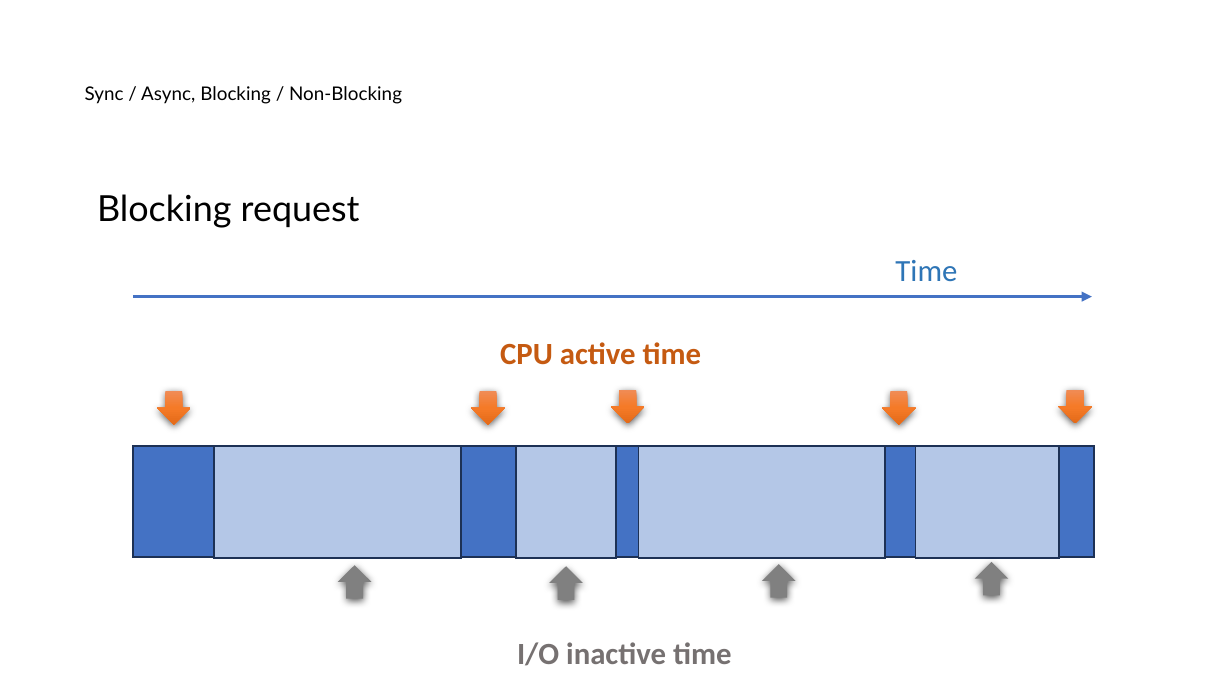
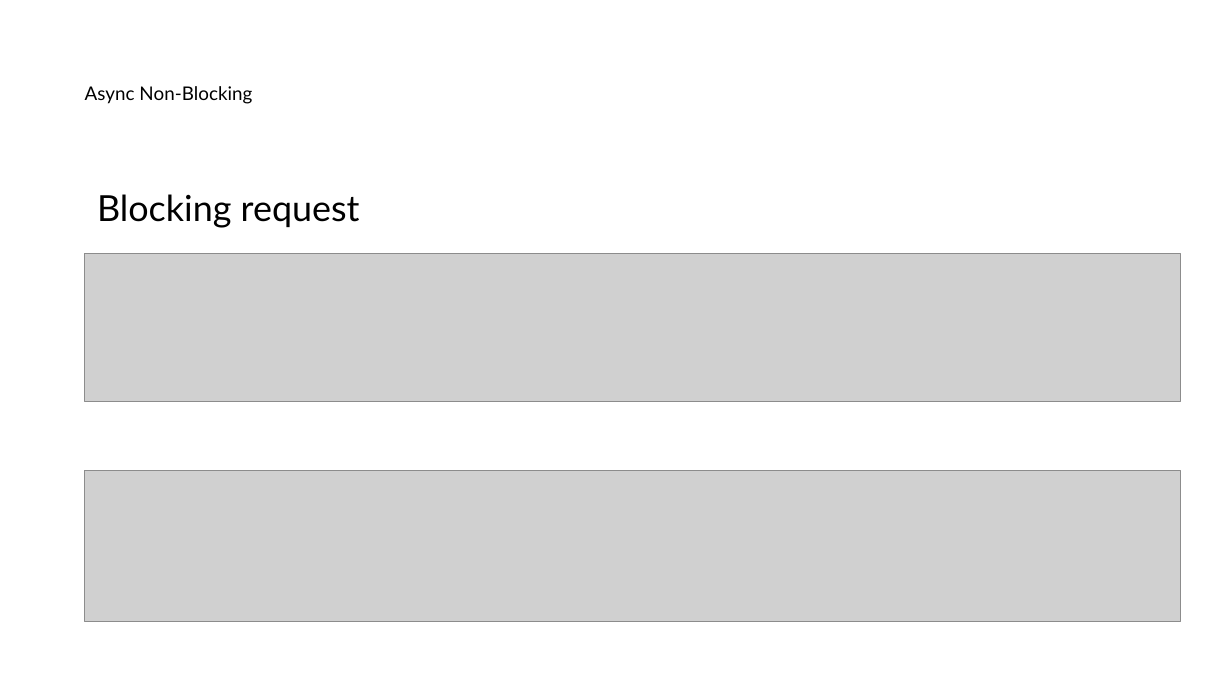
Before and after one commit to nayasis/fastcampus-hyper-webflux, a slide deck: slide 5 of 99.ppt/[Ch4-1. 비동기 서비스 소개] 1-2. 비동기 호출이란 ~ 1-3. Servlet_Reactive.pptx. Drawn at 1232x693 pixels with LibreOffice and Linux fonts; fonts in the diff are those of the drawing; grey boxes stand for pictures; background and template pictures are left out. Boxes give left, top, right and bottom in pixels: in the first picture for what was removed or moved away, otherwise in the second. Text is boxed around its words. In the diff, an @@ line names an element or a change of style, - is before the commit and + after.

```diff
--- a/99.ppt/[Ch4-1. 비동기 서비스 소개] 1-2. 비동기 호출이란 ~ 1-3. Servlet_Reactive.pptx
+++ b/99.ppt/[Ch4-1. 비동기 서비스 소개] 1-2. 비동기 호출이란 ~ 1-3. Servlet_Reactive.pptx
@@ title at [85, 86, 252, 104]: text changed @@
-Sync / Async, Blocking / Non-Blocking
+Async Non-Blocking
@@ picture added at [85, 254, 1181, 402] @@
@@ text removed at [895, 260, 957, 281] @@
-Time
@@ arrow removed from (133, 297) to (1092, 297) @@
@@ picture added at [85, 471, 1181, 622] @@
@@ group removed at [133, 342, 1094, 666]: 9 down arrows, 5 rectangles, 2 texts @@
-CPU active time
-I/O inactive time
```
Also in this commit, not shown: 10 other slides changed, 3 slides added, 3 other files.
